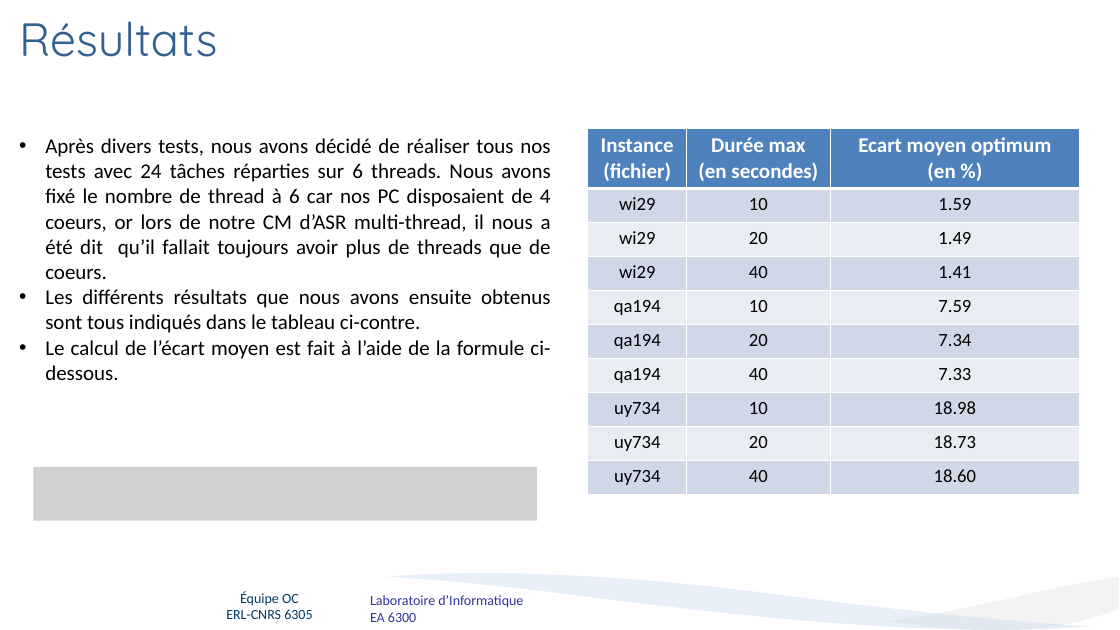
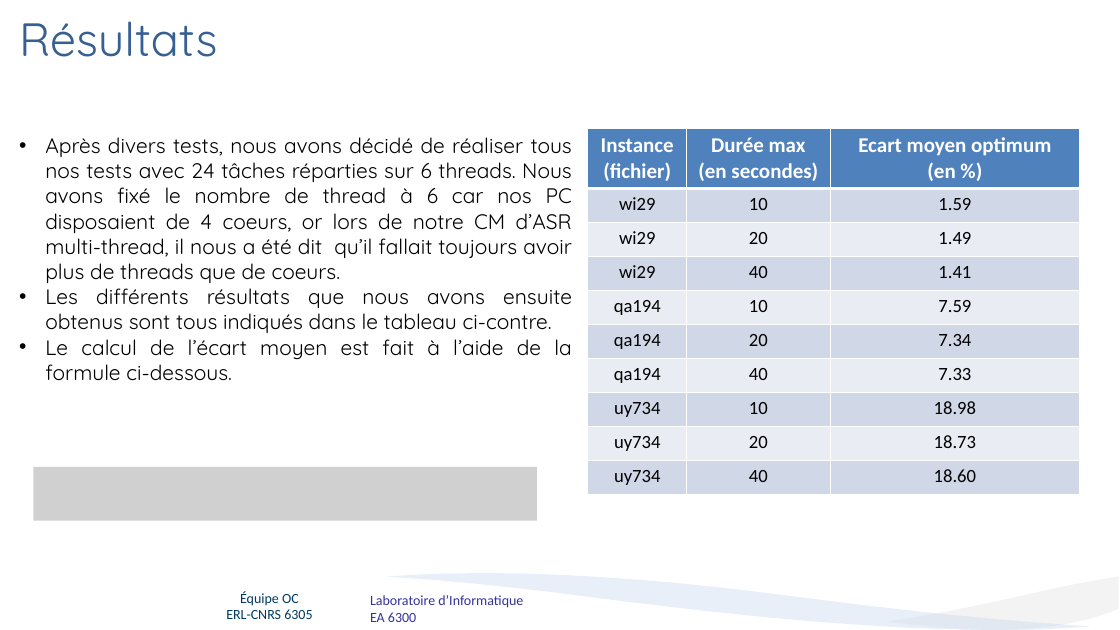
Before and after one commit to T0mat1/ASR_TSP, a slide deck: slide 7 of presentation.pptx (slide 6 before the commit). Drawn at 1120x630 pixels with LibreOffice and Linux fonts; fonts in the diff are those of the drawing; grey boxes stand for pictures; background and template pictures are left out. Boxes give left, top, right and bottom in pixels: in the first picture for what was removed or moved away, otherwise in the second. Text is boxed around its words. In the diff, an @@ line names an element or a change of style, - is before the commit and + after.

```diff
--- a/presentation.pptx
+++ b/presentation.pptx
@@ text "Après divers tests, nous avons ..." at box(45, 137, 572, 381): font Calibri to Quicksand @@
```
Also in this commit, not shown: 3 other slides changed, 1 slide added.
